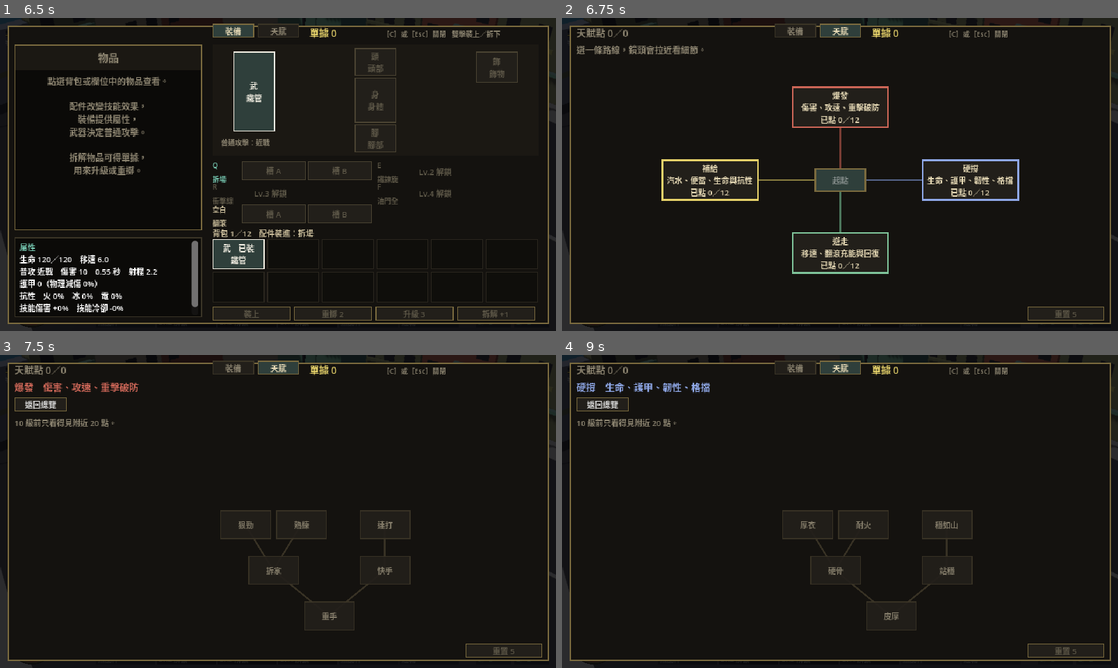
Above: before the commit, frames 1-4 (two rows, left to right).
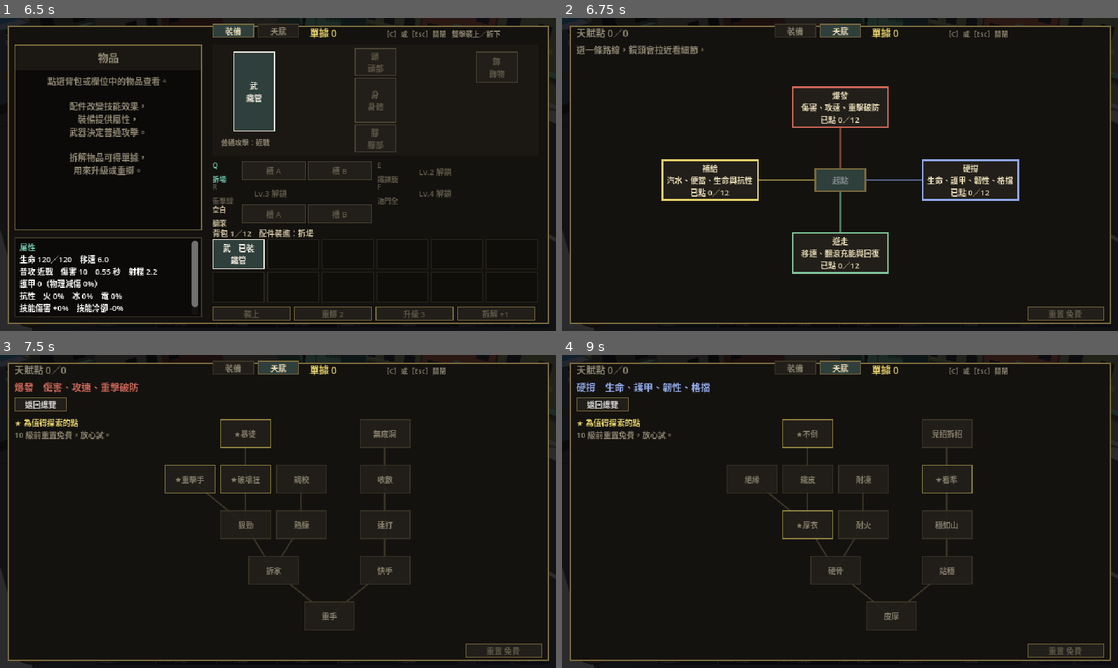
Above: after the commit, the same moments.

Repository: yauchai2/Game-Lab-2
Game: Godot game, scene res://game/title.tscn
Same seed, same stepped clock (60 frames per second), same inputs: the game is played once before the commit and once after it.
Inputs (mouse positions are in pixels of both pictures, inside the frame that each line leads up to):
- Up to frame 1 (6.5 s): click "新遊戲" at 0.5 s; click "選擇" at 1.25 s; tap Enter at 2 s; move the mouse to (400, 158) at 2.02 s; hold D 2.03-2.75 s; tap E at 2.1 s; click (400, 158) at 2.17 s; tap Space at 2.27, 5.27 s; drag from (166, 190) to (250, 237) at 2.77 s; move the mouse to (333, 105) at 3.52 s; hold D 3.53-4.25 s; tap Keypad Enter at 3.6 s; drag from (250, 237) to (111, 127) at 4.27 s; move the mouse to (444, 221) at 5.02 s; hold A 5.03-5.75 s; tap C at 5.1 s; click "裝備" at 5.75 s
- Up to frame 2 (6.75 s): click "天賦" at 6.5 s
- Up to frame 3 (7.5 s): click "爆發 傷害、攻速、重擊破防 已點 0／12" at 7.25 s
- Up to frame 4 (9 s): click "返回總覽" at 8 s; click "硬撐 生命、護甲、韌性、格擋 已點 0／12" at 8.75 s

Frame 1 is identical in both runs. In frame 2, less than 0.1% of the frame differs, in the area x 87-94%, y 93-96%; in frame 3, 1.6%; in frame 4, 1.8%, in the area x 2-94%, y 20-96%.

Commit message:
天賦樹改為全樹可見，標出值得探索的點，10 級前免費重置
Co-Authored-By: Claude Sonnet 5.5 <noreply@anthropic.com>
Claude-Session: https://claude.ai/code/session_018tqqU7rwEZ4u67toavQ9ri

Diff:
--- a/game/scripts/bench.gd
+++ b/game/scripts/bench.gd
@@ -202,9 +202,9 @@
 		_talent_overview()
 	else:
 		_talent_route()
-	var rb := _cell(Vector2(536, 332), Vector2(88, 16), "重置 %d" % jax.TALENTS.RESPEC_COST, GOLD, CELL, 1)
+	var rb := _cell(Vector2(536, 332), Vector2(88, 16), "重置 免費" if jax.TALENTS.respec_cost(jax.level) == 0 else "重置 %d" % jax.TALENTS.respec_cost(jax.level), GOLD, CELL, 1)
 	rb.alignment = HORIZONTAL_ALIGNMENT_CENTER
-	rb.disabled = jax.talents.is_empty() or jax.receipts < jax.TALENTS.RESPEC_COST
+	rb.disabled = jax.talents.is_empty() or jax.receipts < jax.TALENTS.respec_cost(jax.level)
 	rb.add_theme_color_override("font_color", Color("E6D9B5"))
 	rb.add_theme_color_override("font_disabled_color", Color("5E5848"))
 	rb.pressed.connect(_on_respec)
@@ -253,14 +253,15 @@
 	var back := _cell(Vector2(16, 48), Vector2(60, 16), "返回總覽", GOLD, CELL, 1)
 	back.alignment = HORIZONTAL_ALIGNMENT_CENTER
 	back.pressed.connect(_leave_route)
-	if jax.level < jax.TALENTS.REVEAL_LEVEL:
-		_label("10 級前只看得見附近 20 點。", Vector2(16, 70), 9, Color("8C8470"))
+	_label("★ 為值得探索的點", Vector2(16, 70), 9, Color("E6D26A"))
+	if jax.level < jax.TALENTS.FREE_RESPEC_LEVEL:
+		_label("10 級前重置免費，放心試。", Vector2(16, 84), 9, Color("8C8470"))
 	var graph := Control.new()
 	graph.mouse_filter = Control.MOUSE_FILTER_IGNORE
 	graph.position = Vector2.ZERO
 	graph.size = Vector2(640, 360)
 	body.add_child(graph)
-	var vis: Array = jax.TALENTS.visible_ids(jax.talents, jax.level)
+	var vis: Array = jax.TALENTS.all_ids()
 	var pos_of := func(id: String) -> Vector2:
 		var lp: Vector2 = jax.TALENTS.local_pos(id)
 		return Vector2(330 + (lp.x + 0.75) * 66, 300 - lp.y * 54)
@@ -285,9 +286,9 @@
 		var b := Button.new()
 		b.position = pos_of.call(id) - Vector2(30, 17)
 		b.size = Vector2(60, 34)
-		b.text = n["name"]
+		b.text = ("★" if jax.TALENTS.is_highlight(id) else "") + n["name"]
 		b.add_theme_font_size_override("font_size", 9)
-		var border: Color = col if taken else (GOLD if can else Color("3A3426"))
+		var border: Color = col if taken else (GOLD if can else (Color("E6D26A").darkened(0.35) if jax.TALENTS.is_highlight(id) else Color("3A3426")))
 		var fill: Color = col.darkened(0.55) if taken else CELL
 		for st in ["normal", "hover", "pressed", "focus", "disabled"]:
 			b.add_theme_stylebox_override(st, _style(CELL_HOVER if st == "hover" else fill, border, 2 if (taken or can) else 1))
--- a/game/scripts/jax.gd
+++ b/game/scripts/jax.gd
@@ -390,9 +390,10 @@
 	return true
 
 func respec_talents() -> bool:
-	if talents.is_empty() or receipts < TALENTS.RESPEC_COST:
+	var cost: int = TALENTS.respec_cost(level)
+	if talents.is_empty() or receipts < cost:
 		return false
-	receipts -= TALENTS.RESPEC_COST
+	receipts -= cost
 	talents.clear()
 	recalc_gear()
 	return true
--- a/game/scripts/talents.gd
+++ b/game/scripts/talents.gd
@@ -1,9 +1,8 @@
 extends RefCounted
 ## 天賦樹：四條路線，每條 12 點。每升一級得 1 點天賦點，擊敗頭目再得 2 點。
-## 只能從路線起點開始，沿相連的點往外點。10 級前只看得見附近 20 點，10 級後全部可見。
+## 只能從路線起點開始，沿相連的點往外點。完整樹隨時可看，每條路線標出幾個值得探索的點。
 
-const REVEAL_LEVEL := 10
-const REVEAL_COUNT := 20
+const FREE_RESPEC_LEVEL := 10
 const RESPEC_COST := 5
 const BOSS_BONUS := 2
 
@@ -69,31 +68,12 @@
 			out.append(node_id(r, i))
 	return out
 
-## 目前看得見的點：10 級前只有已點的點，加上由內往外最近的 20 點。
-static func visible_ids(taken: Array, level: int) -> Array:
-	var all := all_ids()
-	if level >= REVEAL_LEVEL:
-		return all
-	var seen: Array = taken.duplicate()
-	var frontier: Array = []
-	for r in ROUTES:
-		frontier.append(node_id(r, 0))
-	# 由已點的點往外一層一層展開（沒點過就由四條路線的起點開始）
-	for t in taken:
-		for i in all:
-			if parent_of(i) == t and not taken.has(i) and not frontier.has(i):
-				frontier.append(i)
-	var budget := REVEAL_COUNT
-	while not frontier.is_empty() and budget > 0:
-		var next: Array = []
-		for f in frontier:
-			if budget <= 0:
-				break
-			if not seen.has(f):
-				seen.append(f)
-				budget -= 1
-			for i in all:
-				if parent_of(i) == f and not seen.has(i) and not next.has(i):
-					next.append(i)
-		frontier = next
-	return seen
+## 每條路線標出幾個值得探索的點（序號），介面用亮色標記。
+const HIGHLIGHTS := {"a": [8, 6, 10], "d": [3, 10, 9], "m": [3, 6, 10], "s": [0, 4, 6]}
+
+static func is_highlight(id: String) -> bool:
+	return HIGHLIGHTS[id.substr(0, 1)].has(int(id.substr(1)))
+
+## 10 級前重置免費，之後要單據。
+static func respec_cost(level: int) -> int:
+	return 0 if level < FREE_RESPEC_LEVEL else RESPEC_COST
Not shown, changed: docs/guides/godot-setup.md
